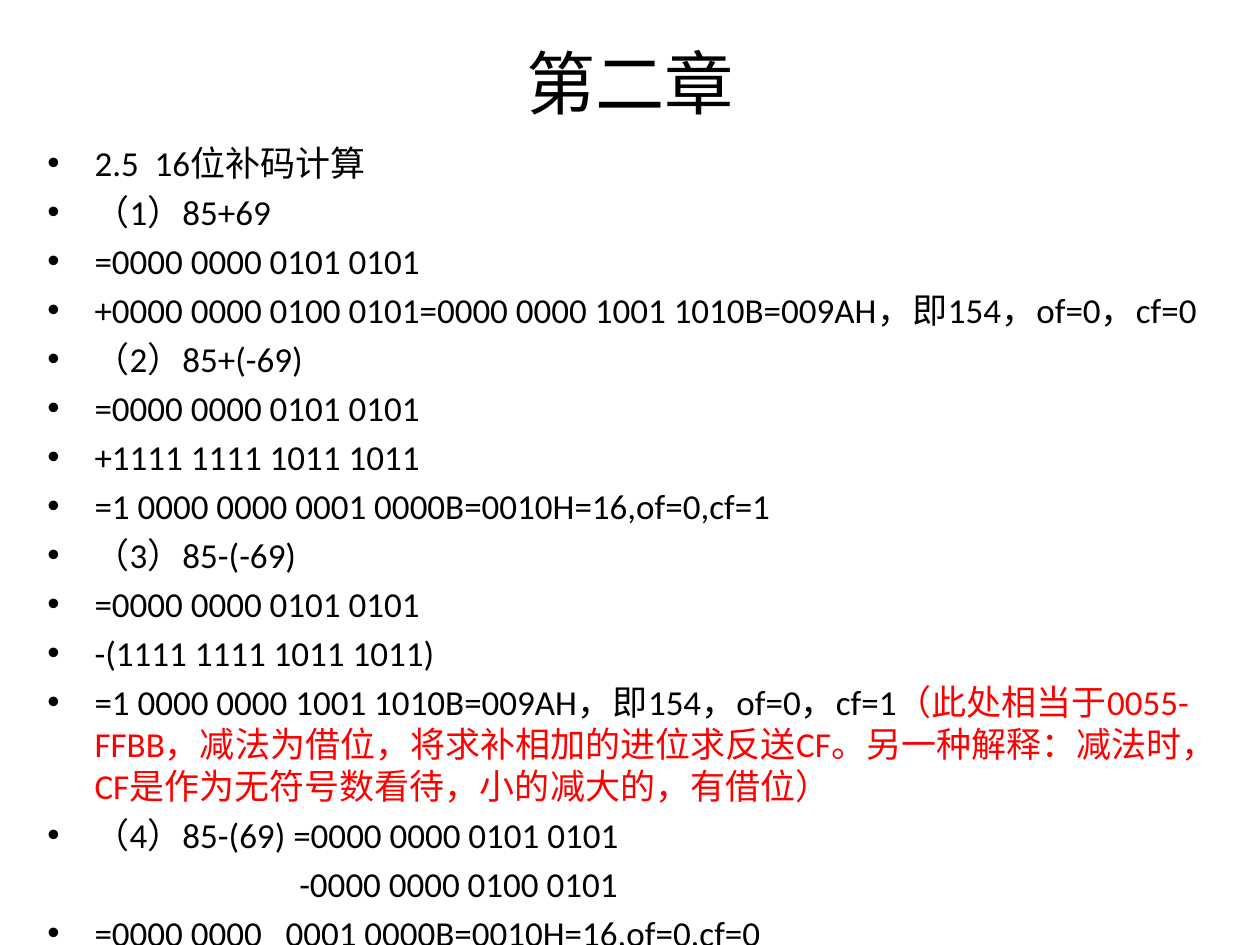
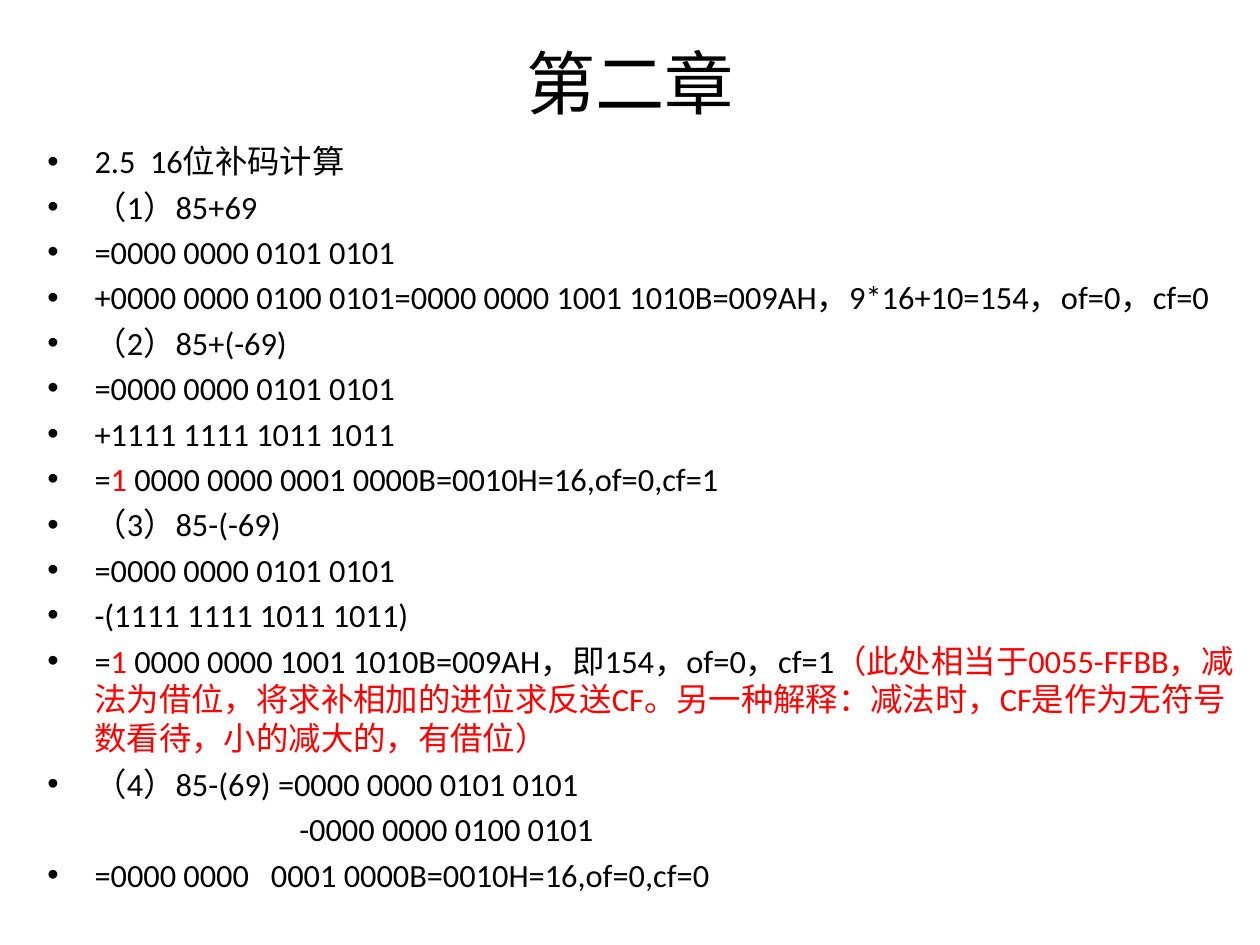
Before and after one commit to 3210448723/HnustExam, a slide deck: slide 4 of 汇编语言/汇编作业-有自己的修改.pptx. Drawn at 1260x945 pixels with LibreOffice and Linux fonts; fonts in the diff are those of the drawing. Boxes give left, top, right and bottom in pixels: in the first picture for what was removed or moved away, otherwise in the second. Text is boxed around its words. In the diff, an @@ line names an element or a change of style, - is before the commit and + after.

```diff
--- a/汇编语言/汇编作业-有自己的修改.pptx
+++ b/汇编语言/汇编作业-有自己的修改.pptx
@@ text at (x1=95, y1=147, x2=1234, y2=891): size 20 to 18.5 pt in "2.5 16位补码计算", "（1）85+69", "=0000 0000 0101 0101", "（2）85+(-69)" and 10 more places; text colour #000000 to #FF0000 in "=1", "=1" @@
@@ text at (x1=95, y1=286, x2=1208, y2=313): text changed; size 20 to 18.5 pt @@
-• +0000 0000 0100 0101=0000 0000 1001 1010B=009AH，即154，of=0，cf=0
+• +0000 0000 0100 0101=0000 0000 1001 1010B=009AH，9*16+10=154，of=0，cf=0
```
Also in this commit, not shown: 13 other slides changed.
